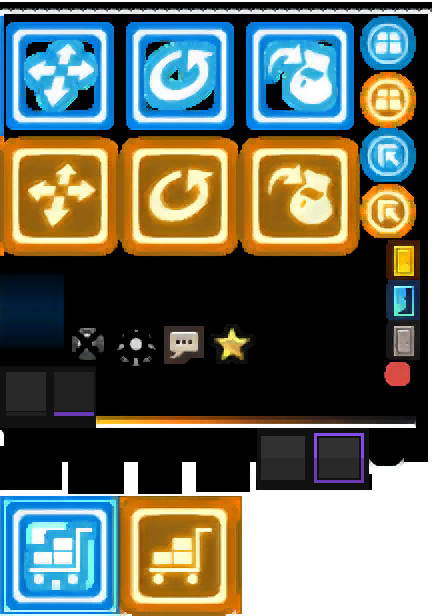
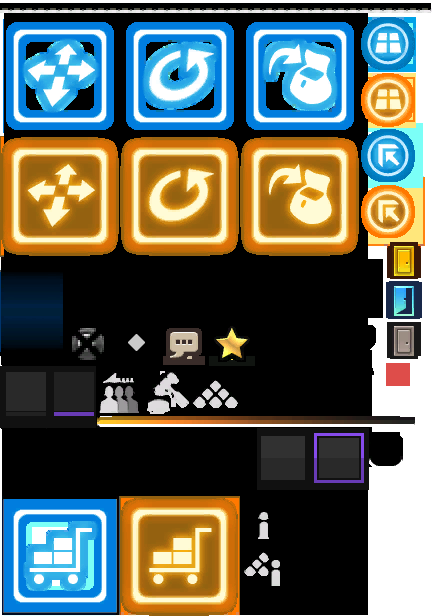
Revision of a layered 432 x 616 image; what changed, layer by layer:
added layer "symbol" above "background" over [128, 334, 145, 351]
painted on "background" over [116, 328, 157, 366]
painted on "Background" over [0, 0, 432, 616]
